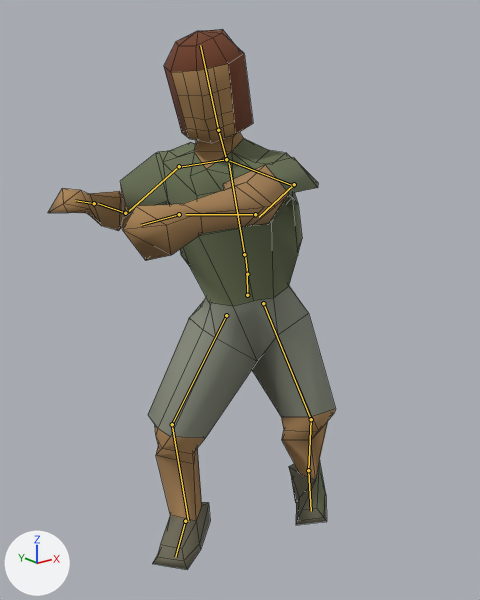
The Blender file blender/player.blend: old version first, new version second.
Rendered twice from a 50 mm lens placed at (-1.243, -1.487, 1.451), pointed at (-0.12, -0.083, 0.889). The axes (+X, +Y, +Z) are drawn at lower left. The lights are the same throughout. Both versions are drawn at frame 12 of the action 'Bottom Attack'; the numbers are the values there. The bones that bend it are drawn over the model as lines. Mesh edges are drawn as thin lines.
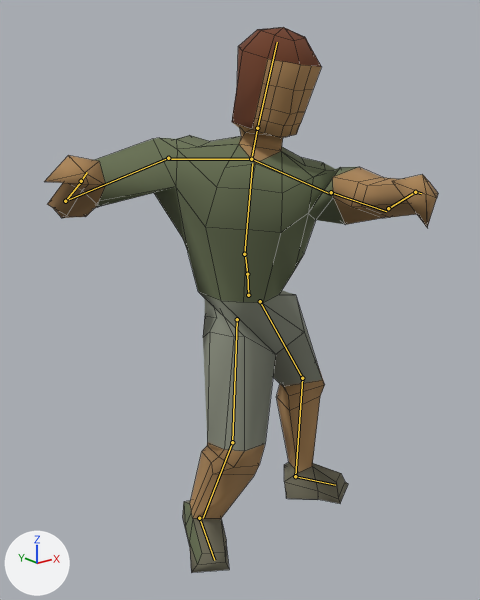
The edits, one by one:
Bone 'Main Bone' (bone_main_bone) turns from (0, 0, 0) to (0, -18, 0) degrees about its own x, y and z.
Bone 'Chest' (bone_chest) turns from (7, -36, 14) to (17, -24, -6) degrees about its own x, y and z.
Bone 'Neck' (bone_neck) turns from (0, -26, -3) to (10, 11, 8) degrees about its own x, y and z.
Bone 'Right Shoulder' (bone_right_shoulder) turns from (-5, 9, -57) to (3, 11, -16) degrees about its own x, y and z.
Bone 'Left Shoulder' (bone_left_shoulder) turns from (-3, 6, -34) to (-6, -9, 3) degrees about its own x, y and z.
Bone 'Left Leg' (bone_left_leg) moves from (-0.022, -0.004, -0.003) to (-0.057, -0.013, -0.021).
Bone 'Left Leg' (bone_left_leg) turns from (-2, -6, -18) to (34, -58, -9) degrees about its own x, y and z.
Bone 'Left Middle Foot' (bone_left_middle_foot) turns from (35, -37, 17) to (-17, -41, 19) degrees about its own x, y and z.
Bone 'Left Foot' (bone_left_foot) turns from (33, 22, -56) to (27, 16, -50) degrees about its own x, y and z.
Bone 'Right Leg' (bone_right_leg) moves from (0.008, -0.001, -0.001) to (-0.05, 0.003, -0.02).
Bone 'Right Leg' (bone_right_leg) turns from (23, -18, -14) to (7, -59, 17) degrees about its own x, y and z.
Bone 'Right Middle Foot' (bone_right_middle_foot) turns from (-56, 46, -32) to (-52, 36, -50) degrees about its own x, y and z.

Where the change shows, as pixel boxes [x1, y1, x2, y2] in the pictures (480 x 600 px):
'Plane', posed (37% wider)
    before: [48, 29, 335, 570]
    after: [44, 27, 438, 573]
bone 'Chest', root to tip
    before: (244, 254) to (229, 163)
    after: (244, 254) to (252, 163)
bone 'Neck', root to tip
    before: (226, 159) to (218, 130)
    after: (251, 159) to (257, 128)
bone 'Right Shoulder', root to tip
    before: (226, 159) to (179, 167)
    after: (251, 159) to (168, 159)
bone 'Left Shoulder', root to tip
    before: (226, 159) to (295, 186)
    after: (251, 159) to (331, 194)
bone 'Left Leg', root to tip
    before: (263, 303) to (311, 419)
    after: (260, 301) to (302, 378)
bone 'Left Middle Foot', root to tip
    before: (311, 419) to (308, 470)
    after: (302, 378) to (295, 476)
bone 'Left Foot', root to tip
    before: (308, 470) to (311, 511)
    after: (295, 476) to (335, 485)
bone 'Right Leg', root to tip
    before: (226, 315) to (172, 424)
    after: (237, 319) to (232, 442)
bone 'Right Middle Foot', root to tip
    before: (172, 424) to (188, 521)
    after: (232, 442) to (203, 518)
